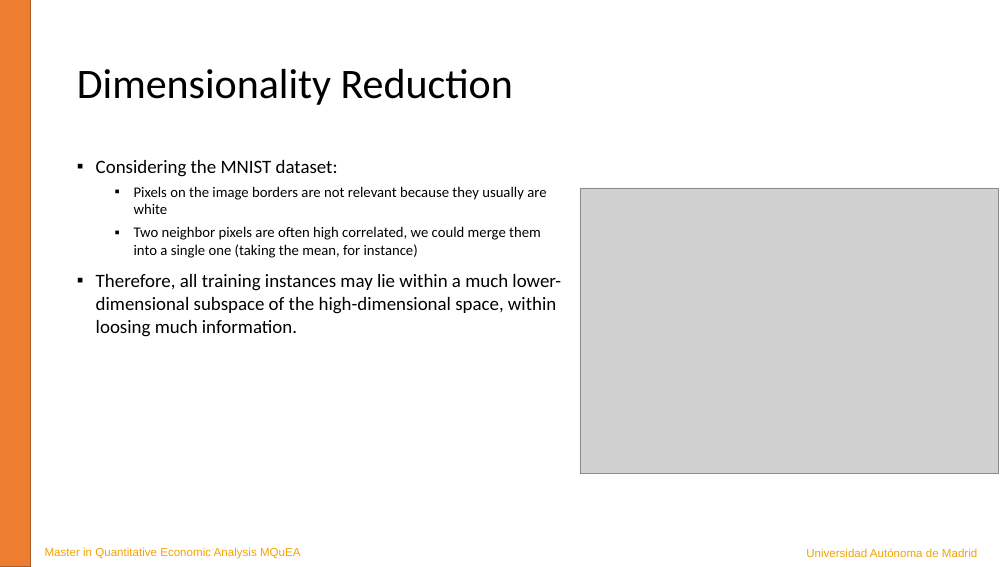
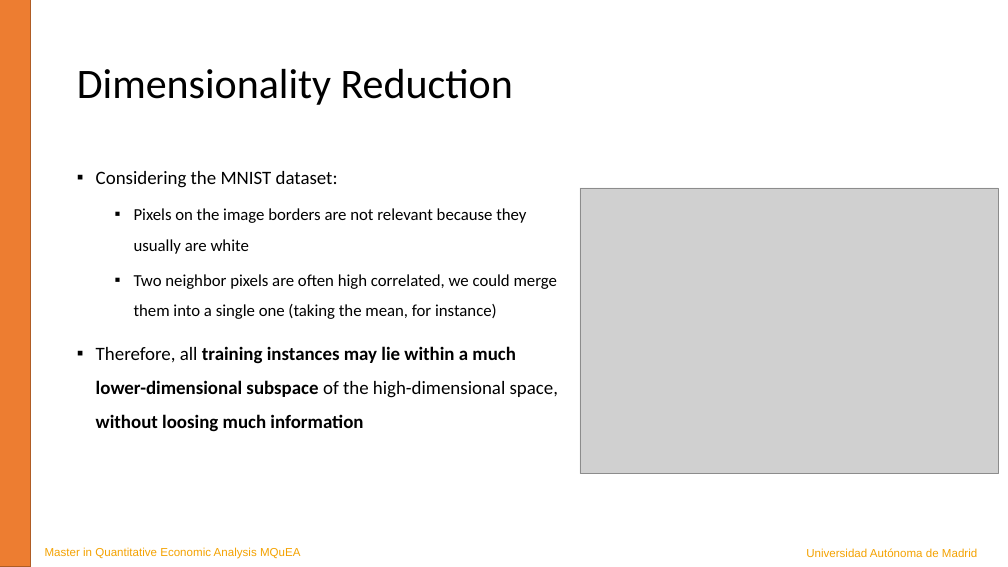
Before and after one commit to JavierBas/IMLEF-MQuEA, a slide deck: slide 4 of Course content/Slides/Topic 7 - Dimensionality reduction.pptx. Drawn at 1008x567 pixels with LibreOffice and Linux fonts; fonts in the diff are those of the drawing; grey boxes stand for pictures. Boxes give left, top, right and bottom in pixels: in the first picture for what was removed or moved away, otherwise in the second. Text is boxed around its words. In the diff, an @@ line names an element or a change of style, - is before the commit and + after.

```diff
--- a/Course content/Slides/Topic 7 - Dimensionality reduction.pptx
+++ b/Course content/Slides/Topic 7 - Dimensionality reduction.pptx
@@ text at [96, 171, 557, 319]: size 14 to 16 pt in "Pixels on the image borders are not ...", "Two neighbor pixels are often high correlated, ..."; line spacing 1 to 1.5 @@
@@ text at [96, 346, 558, 432]: text changed; bold on @@
-▪ Therefore, all training instances may lie within a much lower-dimensional subspace of the high-dimensional space, within loosing much information.
+▪ Therefore, all training instances may lie within a much lower-dimensional subspace of the high-dimensional space, without loosing much information
```
Also in this commit, not shown: 4 other slides changed, 1 slide removed, 2 other files.
